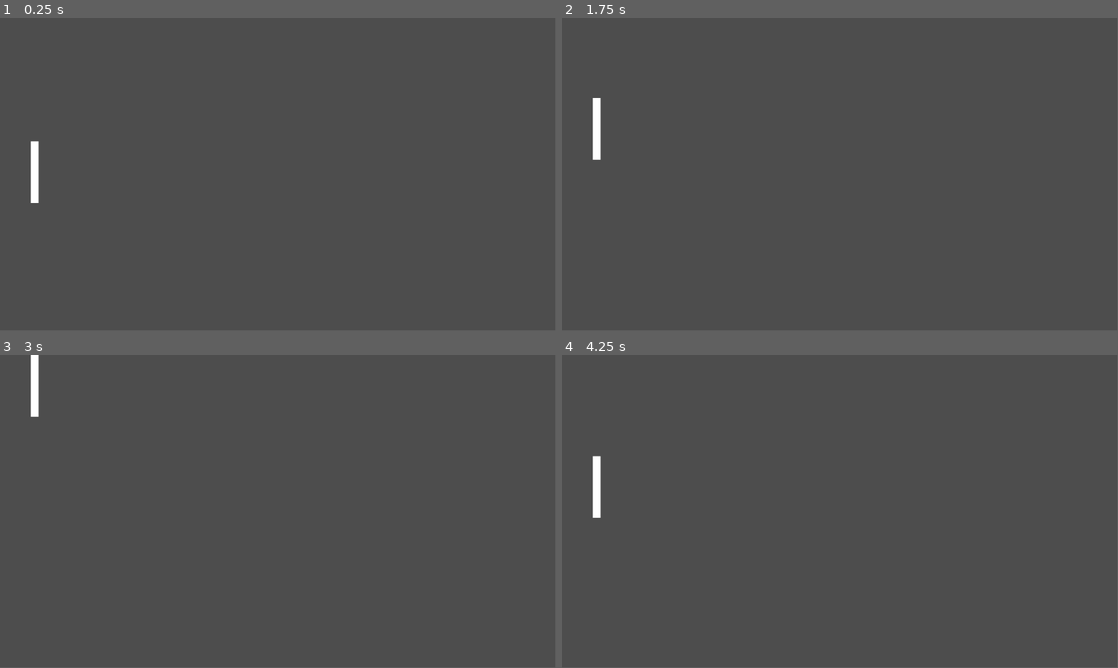
Above: before the commit, frames 1-4 (two rows, left to right).
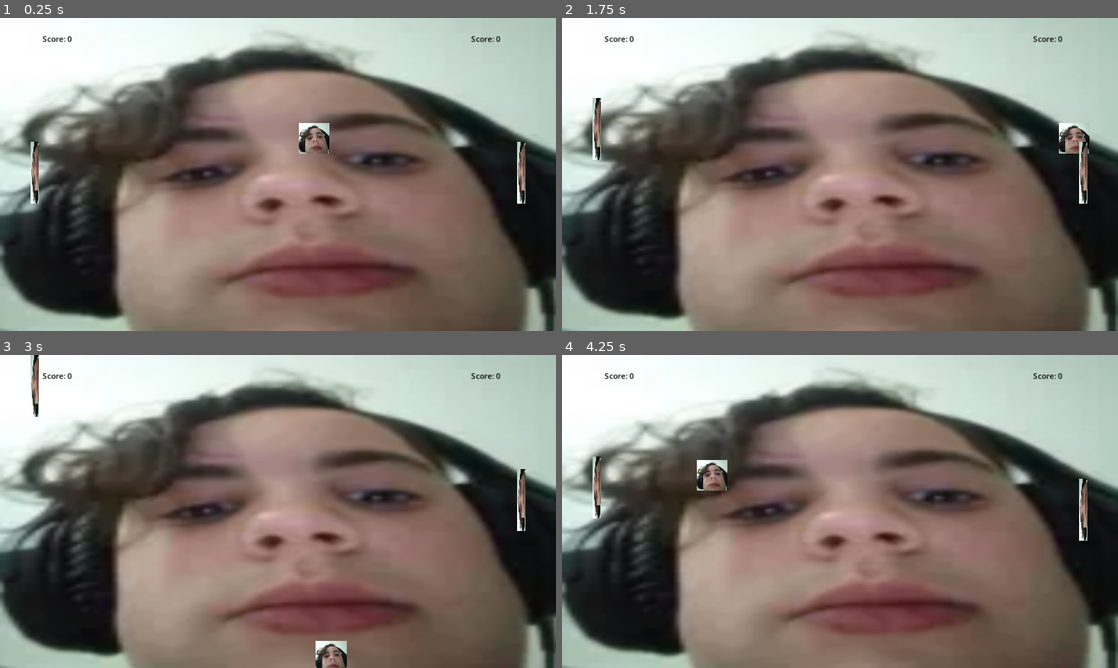
Above: after the commit, the same moments.

Repository: TE4-Umea/te4-pong
Game: Godot game, scene res://Scenes/World.tscn
The game is run twice, just before and just after one commit, with the same random seed, the same clock (stepped at 60 frames per second) and the same inputs.
Inputs:
- Up to frame 1 (0.25 s): no input
- Up to frame 2 (1.75 s): hold W (W_UP, bound only before the commit) 0.53-1.28 s; tap Down (P2_DOWN, bound only after the commit) at 0.6, 1.55 s; tap Up (P2_UP, bound only after the commit) at 0.8, 1.35 s; hold S (S_DOWN, bound only before the commit) from 1.28 s (still down)
- Up to frame 3 (3 s): release S (S_DOWN, bound only before the commit) at 2.03 s; hold W (W_UP, bound only before the commit) from 2.03 s (still down); tap Down (P2_DOWN, bound only after the commit) at 2.1 s; tap Up (P2_UP, bound only after the commit) at 2.3, 2.85 s
- Up to frame 4 (4.25 s): tap Down (P2_DOWN, bound only after the commit) at 3.05, 3.6 s; release W (W_UP, bound only before the commit) at 3.53 s; hold S (S_DOWN, bound only before the commit) from 3.53 s (still down); tap Up (P2_UP, bound only after the commit) at 3.8 s
The window is 799x449 before the commit and 800x450 after it. Grey fills any space a smaller window leaves; there, only what the larger window draws over its background counts as a difference.

The runs differ from the first frame. In frame 1, 90% of the frame differs, in the area x 0-100%, y 0-100%; in frame 2, 90%; in frame 3, 90%; in frame 4, 90%.

Commit message:
Pong
Pong

Diff:
--- /dev/null
+++ b/Scenes/Ball.gd
@@ -0,0 +1,15 @@
+extends CharacterBody2D
+@export var speed : float = 300.0
+var direction = Vector2.ZERO
+
+func _ready():
+	direction.y = [1, -1].pick_random()
+	direction.x = [1, -1].pick_random()
+
+func _physics_process(delta):
+	if direction:
+		velocity = direction * speed
+	else:
+		velocity = velocity.move_toward(Vector2.ZERO, speed)
+
+	move_and_slide()
--- /dev/null
+++ b/Scenes/Ball.tscn
@@ -0,0 +1,20 @@
+[gd_scene load_steps=4 format=3 uid="uid://be80dbp2b6dxv"]
+
+[ext_resource type="Script" path="res://Scenes/Ball.gd" id="1_m8ubh"]
+[ext_resource type="Texture2D" uid="uid://bx2dcegbutm0j" path="res://B).png" id="2_pes5s"]
+
+[sub_resource type="CircleShape2D" id="CircleShape2D_vb504"]
+radius = 32.0
+
+[node name="CharacterBody2D" type="CharacterBody2D"]
+collision_layer = 2
+collision_mask = 0
+script = ExtResource("1_m8ubh")
+
+[node name="Sprite2D" type="Sprite2D" parent="."]
+position = Vector2(-1.90735e-06, 0)
+scale = Vector2(0.279476, 0.275862)
+texture = ExtResource("2_pes5s")
+
+[node name="CollisionShape2D" type="CollisionShape2D" parent="."]
+shape = SubResource("CircleShape2D_vb504")
--- /dev/null
+++ b/Scenes/Main.gd
@@ -0,0 +1,5 @@
+extends Node
+
+var side = 'p1'
+var p1_score = 0
+var p2_score = 0
--- a/Scenes/Paddle.gd
+++ b/Scenes/Paddle.gd
@@ -1,18 +1,26 @@
-extends Area2D
-@export var speed : float = 300
-@onready var polygon_2d = $Polygon2D
-@onready var collision_polygon_2d = $CollisionPolygon2D
-var screen_size
+extends CharacterBody2D
 
-func _ready():
-	screen_size = get_viewport_rect().size
+@export var speed : float = 300.0
+@export var side = 'p1'
 
-func _process(delta):
-	var velocity = Vector2.ZERO
-	if Input.is_action_pressed('W_UP'):
-		velocity.y -= speed
-	if Input.is_action_pressed('S_DOWN'):
-		velocity.y += speed
-	var test = Vector2(0, collision_polygon_2d.get_global_transform()[2].y/2)
-	position += velocity * delta
-	position = position.clamp(Vector2.ZERO + test, screen_size - test)
+func _physics_process(delta):
+	var direction
+	if side == 'p1':
+		direction = get_axis('P1_UP', 'P1_DOWN')
+	else:
+		direction = get_axis('P2_UP', 'P2_DOWN')
+	if direction:
+		velocity.y = direction * speed
+	else:
+		velocity.y = move_toward(velocity.y, 0, speed)
+
+	move_and_slide()
+
+func get_axis(up, down):
+	if Input.is_action_pressed(up): return -1
+	elif Input.is_action_pressed(down): return 1
+
+
+func _on_area_2d_body_entered(body):
+	body.direction.x *= -1
+	Main.side = side
--- a/Scenes/Paddle.tscn
+++ b/Scenes/Paddle.tscn
@@ -1,13 +1,31 @@
-[gd_scene load_steps=2 format=3 uid="uid://b5iy5pcb2xit3"]
+[gd_scene load_steps=5 format=3 uid="uid://b5iy5pcb2xit3"]
 
 [ext_resource type="Script" path="res://Scenes/Paddle.gd" id="1_yyuuv"]
+[ext_resource type="Texture2D" uid="uid://bx2dcegbutm0j" path="res://B).png" id="2_wwu6y"]
 
-[node name="Paddle" type="Area2D"]
+[sub_resource type="RectangleShape2D" id="RectangleShape2D_73suw"]
+size = Vector2(16, 128)
+
+[sub_resource type="RectangleShape2D" id="RectangleShape2D_kuvxx"]
+size = Vector2(20, 132)
+
+[node name="Paddle" type="CharacterBody2D" groups=["paddles"]]
 script = ExtResource("1_yyuuv")
 
-[node name="Polygon2D" type="Polygon2D" parent="."]
-polygon = PackedVector2Array(-8, -64, -8, 64, 8, 64, 8, -64)
+[node name="Sprite2D" type="Sprite2D" parent="."]
+position = Vector2(0.0247495, -0.0126443)
+rotation = -1.5708
+scale = Vector2(0.558923, 0.0691016)
+texture = ExtResource("2_wwu6y")
 
-[node name="CollisionPolygon2D" type="CollisionPolygon2D" parent="."]
-position = Vector2(24, 64)
-polygon = PackedVector2Array(-32, -128, -16, -128, -16, 0, -32, 0)
+[node name="CollisionShape2D" type="CollisionShape2D" parent="."]
+shape = SubResource("RectangleShape2D_73suw")
+
+[node name="Area2D" type="Area2D" parent="."]
+collision_layer = 4
+collision_mask = 2
+
+[node name="CollisionShape2D" type="CollisionShape2D" parent="Area2D"]
+shape = SubResource("RectangleShape2D_kuvxx")
+
+[connection signal="body_entered" from="Area2D" to="." method="_on_area_2d_body_entered"]
--- /dev/null
+++ b/Scenes/World.gd
@@ -0,0 +1,38 @@
+extends Node
+var screensize
+
+# Called when the node enters the scene tree for the first time.
+func _ready():
+	screensize = get_viewport().get_visible_rect().size
+
+
+# Called every frame. 'delta' is the elapsed time since the previous frame.
+func _process(delta):
+	$Control/Label.text = str("Score: " + str(Main.p1_score))
+	$Control/Label2.text = str("Score: " + str(Main.p2_score))
+
+
+
+func _on_norr_body_entered(body):
+	if !body.is_in_group('paddles'):
+		body.direction.y *= -1
+
+
+func _on_bottom_body_entered(body):
+	if !body.is_in_group('paddles'):
+		body.direction.y *= -1
+
+
+func _on_kanye_body_entered(body):
+	body.queue_free()
+	var ball = preload("res://Scenes/Ball.tscn").instantiate()
+	ball.global_position = Vector2(screensize.x / 2, screensize.y / 2)
+	add_child(ball)
+	Main.p2_score += 1
+
+func _on_left_body_entered(body):#!left
+	body.queue_free()
+	var ball = preload("res://Scenes/Ball.tscn").instantiate()
+	ball.global_position = Vector2(screensize.x / 2, screensize.y / 2)
+	add_child(ball)
+	Main.p1_score += 1
--- a/Scenes/World.tscn
+++ b/Scenes/World.tscn
@@ -1,8 +1,117 @@
-[gd_scene load_steps=2 format=3 uid="uid://d1jdun1b61cjp"]
+[gd_scene load_steps=9 format=3 uid="uid://d1jdun1b61cjp"]
 
+[ext_resource type="Script" path="res://Scenes/World.gd" id="1_i0ao4"]
 [ext_resource type="PackedScene" uid="uid://b5iy5pcb2xit3" path="res://Scenes/Paddle.tscn" id="1_lert0"]
+[ext_resource type="Texture2D" uid="uid://bx2dcegbutm0j" path="res://B).png" id="2_cqfwg"]
+[ext_resource type="PackedScene" uid="uid://be80dbp2b6dxv" path="res://Scenes/Ball.tscn" id="3_62d1g"]
+
+[sub_resource type="RectangleShape2D" id="RectangleShape2D_5vdgs"]
+size = Vector2(1184, 16)
+
+[sub_resource type="RectangleShape2D" id="RectangleShape2D_22hlc"]
+size = Vector2(1184, 16)
+
+[sub_resource type="RectangleShape2D" id="RectangleShape2D_1kfys"]
+size = Vector2(16, 680)
+
+[sub_resource type="RectangleShape2D" id="RectangleShape2D_0adeh"]
+size = Vector2(16, 680)
 
 [node name="Node" type="Node"]
+script = ExtResource("1_i0ao4")
 
-[node name="Paddle" parent="." instance=ExtResource("1_lert0")]
+[node name="Norr" type="Area2D" parent="."]
+collision_layer = 4
+collision_mask = 6
+
+[node name="CollisionShape2D" type="CollisionShape2D" parent="Norr"]
+position = Vector2(576, -8)
+shape = SubResource("RectangleShape2D_5vdgs")
+
+[node name="StaticBody2D" type="StaticBody2D" parent="Norr"]
+
+[node name="CollisionShape2D" type="CollisionShape2D" parent="Norr/StaticBody2D"]
+position = Vector2(576, -8)
+shape = SubResource("RectangleShape2D_5vdgs")
+
+[node name="Bottom" type="Area2D" parent="."]
+position = Vector2(0, 664)
+collision_layer = 4
+collision_mask = 6
+
+[node name="CollisionShape2D" type="CollisionShape2D" parent="Bottom"]
+position = Vector2(576, -8)
+shape = SubResource("RectangleShape2D_22hlc")
+
+[node name="StaticBody2D" type="StaticBody2D" parent="Bottom"]
+
+[node name="CollisionShape2D" type="CollisionShape2D" parent="Bottom/StaticBody2D"]
+position = Vector2(576, -8)
+shape = SubResource("RectangleShape2D_22hlc")
+
+[node name="Kanye" type="Area2D" parent="."]
+collision_layer = 4
+collision_mask = 6
+
+[node name="CollisionShape2D" type="CollisionShape2D" parent="Kanye"]
+position = Vector2(-8, 324)
+shape = SubResource("RectangleShape2D_1kfys")
+
+[node name="!Left" type="Area2D" parent="."]
+position = Vector2(1152, 0)
+collision_layer = 4
+collision_mask = 6
+
+[node name="CollisionShape2D" type="CollisionShape2D" parent="!Left"]
+position = Vector2(8, 324)
+shape = SubResource("RectangleShape2D_0adeh")
+
+[node name="Control" type="Control" parent="."]
+layout_mode = 3
+anchors_preset = 0
+offset_right = 40.0
+offset_bottom = 40.0
+
+[node name="Background" type="TextureRect" parent="Control"]
+z_index = -10
+layout_mode = 0
+offset_right = 1152.0
+offset_bottom = 648.0
+texture = ExtResource("2_cqfwg")
+
+[node name="Label" type="Label" parent="Control"]
+layout_mode = 0
+offset_left = 88.0
+offset_top = 32.0
+offset_right = 192.0
+offset_bottom = 96.0
+theme_override_colors/font_color = Color(0, 0, 0, 1)
+text = "Score: 0"
+
+[node name="Label2" type="Label" parent="Control"]
+layout_mode = 0
+offset_left = 976.0
+offset_top = 32.0
+offset_right = 1080.0
+offset_bottom = 96.0
+theme_override_colors/font_color = Color(0, 0, 0, 1)
+text = "Score: 0"
+
+[node name="CharacterBody2D" parent="." instance=ExtResource("3_62d1g")]
+position = Vector2(576, 324)
+
+[node name="p1" parent="." instance=ExtResource("1_lert0")]
 position = Vector2(72, 320)
+collision_layer = 5
+collision_mask = 5
+
+[node name="p2" parent="." instance=ExtResource("1_lert0")]
+position = Vector2(1080, 320)
+collision_layer = 5
+collision_mask = 5
+side = "p2"
+
+[connection signal="body_entered" from="Norr" to="." method="_on_norr_body_entered"]
+[connection signal="body_entered" from="Bottom" to="." method="_on_bottom_body_entered"]
+[connection signal="body_entered" from="Kanye" to="." method="_on_kanye_body_entered"]
+[connection signal="body_entered" from="!Left" to="." method="_on_left_body_entered"]
--- a/project.godot
+++ b/project.godot
@@ -15,15 +15,37 @@
 config/features=PackedStringArray("4.1", "Forward Plus")
 config/icon="res://icon.svg"
 
+[autoload]
+
+Main="*res://Scenes/Main.gd"
+
+[display]
+
+window/stretch/mode="canvas_items"
+
 [input]
 
-W_UP={
+P1_UP={
 "deadzone": 0.5,
 "events": [Object(InputEventKey,"resource_local_to_scene":false,"resource_name":"","device":-1,"window_id":0,"alt_pressed":false,"shift_pressed":false,"ctrl_pressed":false,"meta_pressed":false,"pressed":false,"keycode":0,"physical_keycode":87,"key_label":0,"unicode":119,"echo":false,"script":null)
+, Object(InputEventKey,"resource_local_to_scene":false,"resource_name":"","device":-1,"window_id":0,"alt_pressed":false,"shift_pressed":false,"ctrl_pressed":false,"meta_pressed":false,"pressed":false,"keycode":0,"physical_keycode":65,"key_label":0,"unicode":97,"echo":false,"script":null)
 ]
 }
-S_DOWN={
+P1_DOWN={
 "deadzone": 0.5,
 "events": [Object(InputEventKey,"resource_local_to_scene":false,"resource_name":"","device":-1,"window_id":0,"alt_pressed":false,"shift_pressed":false,"ctrl_pressed":false,"meta_pressed":false,"pressed":false,"keycode":0,"physical_keycode":83,"key_label":0,"unicode":115,"echo":false,"script":null)
+, Object(InputEventKey,"resource_local_to_scene":false,"resource_name":"","device":-1,"window_id":0,"alt_pressed":false,"shift_pressed":false,"ctrl_pressed":false,"meta_pressed":false,"pressed":false,"keycode":0,"physical_keycode":68,"key_label":0,"unicode":100,"echo":false,"script":null)
 ]
 }
+P2_UP={
+"deadzone": 0.5,
+"events": [Object(InputEventKey,"resource_local_to_scene":false,"resource_name":"","device":-1,"window_id":0,"alt_pressed":false,"shift_pressed":false,"ctrl_pressed":false,"meta_pressed":false,"pressed":false,"keycode":0,"physical_keycode":4194320,"key_label":0,"unicode":0,"echo":false,"script":null)
+, Object(InputEventKey,"resource_local_to_scene":false,"resource_name":"","device":-1,"window_id":0,"alt_pressed":false,"shift_pressed":false,"ctrl_pressed":false,"meta_pressed":false,"pressed":false,"keycode":0,"physical_keycode":4194319,"key_label":0,"unicode":0,"echo":false,"script":null)
+]
+}
+P2_DOWN={
+"deadzone": 0.5,
+"events": [Object(InputEventKey,"resource_local_to_scene":false,"resource_name":"","device":-1,"window_id":0,"alt_pressed":false,"shift_pressed":false,"ctrl_pressed":false,"meta_pressed":false,"pressed":false,"keycode":0,"physical_keycode":4194322,"key_label":0,"unicode":0,"echo":false,"script":null)
+, Object(InputEventKey,"resource_local_to_scene":false,"resource_name":"","device":-1,"window_id":0,"alt_pressed":false,"shift_pressed":false,"ctrl_pressed":false,"meta_pressed":false,"pressed":false,"keycode":0,"physical_keycode":4194321,"key_label":0,"unicode":0,"echo":false,"script":null)
+]
+}
Binary file added: B).png
Not shown, added: B).png.import
